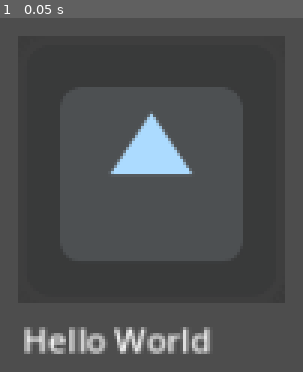
Above: before the commit, frame 1.
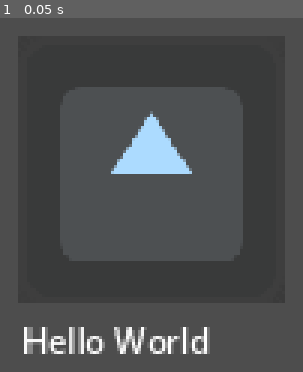
Above: after the commit, the same moment.

Repository: maxkompch/Fishing4Future
Game: Godot game, scene res://100. TrashBin/Old Test/scenes/water_scene.tscn
Same seed, same stepped clock (60 frames per second), same inputs: the game is played once before the commit and once after it. The engine's default icon, where the game draws it, is replaced by a stand-in: a white triangle on a blue panel in a dark square.
Inputs:
- Up to frame 1 (0.05 s): no input

The runs differ from the first frame. In frame 1, 2.4% of the frame differs, in the area x 7-70%, y 27-95%.

Commit message:
Fishinggame
added a fishing game and sprites for it

Diff:
--- /dev/null
+++ b/1. Fishing and Fish/Scenes/FishiMiniGame.tscn
@@ -0,0 +1,170 @@
+[gd_scene load_steps=5 format=3 uid="uid://dycu68liw4y6w"]
+
+[ext_resource type="Script" path="res://1. Fishing and Fish/Scenes/fishi_mini_game.gd" id="1_pvdyh"]
+[ext_resource type="Texture2D" uid="uid://5lyto7kdu7ir" path="res://1. Fishing and Fish/Assets/violet fish.png" id="3_5cpbh"]
+[ext_resource type="Texture2D" uid="uid://cf0bk3kc54oda" path="res://1. Fishing and Fish/Assets/Bubbles.png" id="3_mr5ou"]
+[ext_resource type="Texture2D" uid="uid://ctv1wl1h6sulm" path="res://1. Fishing and Fish/Assets/angel.png" id="4_vmjyu"]
+
+[node name="FishiMiniGame" type="Node2D"]
+script = ExtResource("1_pvdyh")
+
+[node name="Hook" type="Sprite2D" parent="."]
+modulate = Color(0.889578, 0, 0.179171, 1)
+z_index = 1
+position = Vector2(736, 0)
+scale = Vector2(3, 3)
+texture = ExtResource("3_mr5ou")
+hframes = 2
+vframes = 2
+frame = 2
+
+[node name="Node2D" type="Node2D" parent="."]
+
+[node name="Position1" type="Node2D" parent="Node2D"]
+position = Vector2(688, 216)
+
+[node name="Sprite2D" type="Sprite2D" parent="Node2D/Position1"]
+scale = Vector2(3, 3.024)
+texture = ExtResource("3_mr5ou")
+hframes = 2
+vframes = 2
+metadata/_edit_lock_ = true
+
+[node name="Position2" type="Node2D" parent="Node2D"]
+position = Vector2(648, 280)
+
+[node name="Sprite2D" type="Sprite2D" parent="Node2D/Position2"]
+scale = Vector2(3, 3.024)
+texture = ExtResource("3_mr5ou")
+hframes = 2
+vframes = 2
+metadata/_edit_lock_ = true
+
+[node name="Position3" type="Node2D" parent="Node2D"]
+position = Vector2(584, 296)
+
+[node name="Sprite2D" type="Sprite2D" parent="Node2D/Position3"]
+scale = Vector2(3, 3.024)
+texture = ExtResource("3_mr5ou")
+hframes = 2
+vframes = 2
+metadata/_edit_lock_ = true
+
+[node name="Position4" type="Node2D" parent="Node2D"]
+position = Vector2(512, 280)
+
+[node name="Sprite2D" type="Sprite2D" parent="Node2D/Position4"]
+scale = Vector2(3, 3.024)
+texture = ExtResource("3_mr5ou")
+hframes = 2
+vframes = 2
+metadata/_edit_lock_ = true
+
+[node name="Position5" type="Node2D" parent="Node2D"]
+position = Vector2(448, 264)
+
+[node name="Sprite2D" type="Sprite2D" parent="Node2D/Position5"]
+scale = Vector2(3, 3.024)
+texture = ExtResource("3_mr5ou")
+hframes = 2
+vframes = 2
+metadata/_edit_lock_ = true
+
+[node name="Position6" type="Node2D" parent="Node2D"]
+position = Vector2(384, 240)
+
+[node name="Sprite2D" type="Sprite2D" parent="Node2D/Position6"]
+scale = Vector2(3, 3.024)
+texture = ExtResource("3_mr5ou")
+hframes = 2
+vframes = 2
+metadata/_edit_lock_ = true
+
+[node name="Position7" type="Node2D" parent="Node2D"]
+position = Vector2(328, 168)
+
+[node name="Sprite2D" type="Sprite2D" parent="Node2D/Position7"]
+scale = Vector2(3, 3.024)
+texture = ExtResource("3_mr5ou")
+hframes = 2
+vframes = 2
+metadata/_edit_lock_ = true
+
+[node name="Position8" type="Node2D" parent="Node2D"]
+position = Vector2(416, 128)
+
+[node name="Sprite2D" type="Sprite2D" parent="Node2D/Position8"]
+scale = Vector2(3, 3.024)
+texture = ExtResource("3_mr5ou")
+hframes = 2
+vframes = 2
+metadata/_edit_lock_ = true
+
+[node name="Position9" type="Node2D" parent="Node2D"]
+position = Vector2(504, 112)
+
+[node name="Sprite2D" type="Sprite2D" parent="Node2D/Position9"]
+scale = Vector2(3, 3.024)
+texture = ExtResource("3_mr5ou")
+hframes = 2
+vframes = 2
+metadata/_edit_lock_ = true
+
+[node name="Position10" type="Node2D" parent="Node2D"]
+position = Vector2(592, 112)
+
+[node name="Sprite2D" type="Sprite2D" parent="Node2D/Position10"]
+scale = Vector2(3, 3.024)
+texture = ExtResource("3_mr5ou")
+hframes = 2
+vframes = 2
+metadata/_edit_lock_ = true
+
+[node name="Position11" type="Node2D" parent="Node2D"]
+position = Vector2(656, 152)
+
+[node name="Sprite2D" type="Sprite2D" parent="Node2D/Position11"]
+scale = Vector2(3, 3.024)
+texture = ExtResource("3_mr5ou")
+hframes = 2
+vframes = 2
+metadata/_edit_lock_ = true
+
+[node name="Sea" type="Sprite2D" parent="Node2D"]
+z_index = -1
+position = Vector2(512, 184)
+scale = Vector2(0.246071, 0.246833)
+metadata/_edit_lock_ = true
+
+[node name="Timer" type="Timer" parent="."]
+wait_time = 0.14
+autostart = true
+
+[node name="HookTheFish" type="Button" parent="."]
+offset_left = 384.0
+offset_top = 384.0
+offset_right = 640.0
+offset_bottom = 448.0
+text = "Hook the Fish!"
+
+[node name="Label" type="Label" parent="."]
+offset_left = 488.0
+offset_top = 456.0
+offset_right = 528.0
+offset_bottom = 479.0
+text = "Hello"
+metadata/_edit_use_anchors_ = true
+
+[node name="VioletFish" type="Sprite2D" parent="."]
+z_index = 1
+position = Vector2(892, 236)
+scale = Vector2(5, 5)
+texture = ExtResource("3_5cpbh")
+
+[node name="Angel" type="Sprite2D" parent="."]
+position = Vector2(866, 149)
+scale = Vector2(5, 5)
+texture = ExtResource("4_vmjyu")
+
+[connection signal="timeout" from="Timer" to="." method="_on_timer_timeout"]
+[connection signal="button_up" from="HookTheFish" to="." method="_on_hook_the_fish_button_up"]
--- /dev/null
+++ b/1. Fishing and Fish/Scenes/fishi_mini_game.gd
@@ -0,0 +1,56 @@
+extends Node2D
+
+var HookPosition = []
+var Positionamount = 0
+var currentPosition = 0
+var winposition = 0
+@onready var hook = $Hook
+@onready var label = $Label
+@onready var mytimer = $Timer
+enum Ministate{running, stopped}
+var currentState = Ministate.running
+
+# Called when the node enters the scene tree for the first time.
+func _ready() -> void:
+	HookPosition.append_array(find_children("Position*","",true,true))
+	Positionamount = HookPosition.size()
+	winposition = 0#floor(Positionamount * randf())
+	print(str(winposition) + "is the Winpositon")
+	HookPosition[winposition].modulate = Color(0,1,0,1)
+
+	pass # Replace with function body.
+
+# Called every frame. 'delta' is the elapsed time since the previous frame.
+func _process(delta: float) -> void:
+	match currentState:
+		Ministate.running:
+			pass
+		Ministate.stopped:
+			mytimer.stop()
+	pass
+
+func _on_timer_timeout() -> void:
+	currentPosition += 1
+	if(currentPosition >= Positionamount):
+		currentPosition = 0
+	hook.position = HookPosition[currentPosition].position
+	pass # Replace with function body.
+
+func Fishfang() -> void:
+	if(currentPosition == winposition):
+		label.text = "you won"
+	else:
+		label.text = "you lose"
+
+func _on_hook_the_fish_button_up() -> void:
+	match currentState:
+		Ministate.running:
+			Fishfang()
+			currentState = Ministate.stopped
+			pass
+		Ministate.stopped:
+			label.text = "MiniGame running"
+			currentState = Ministate.running
+			mytimer.start()
+			pass
+	pass # Replace with function body.
--- a/project.godot
+++ b/project.godot
@@ -18,3 +18,7 @@
 [display]
 
 window/stretch/mode="canvas_items"
+
+[rendering]
+
+textures/canvas_textures/default_texture_filter=0
Binary file added: 1. Fishing and Fish/Assets/Bubbles.png
Not shown, added: 1. Fishing and Fish/Assets/Bubbles.png.import
Binary file added: 1. Fishing and Fish/Assets/angel.png
Not shown, added: 1. Fishing and Fish/Assets/angel.png.import
Binary file added: 1. Fishing and Fish/Assets/violet fish.png
Not shown, added: 1. Fishing and Fish/Assets/violet fish.png.import
